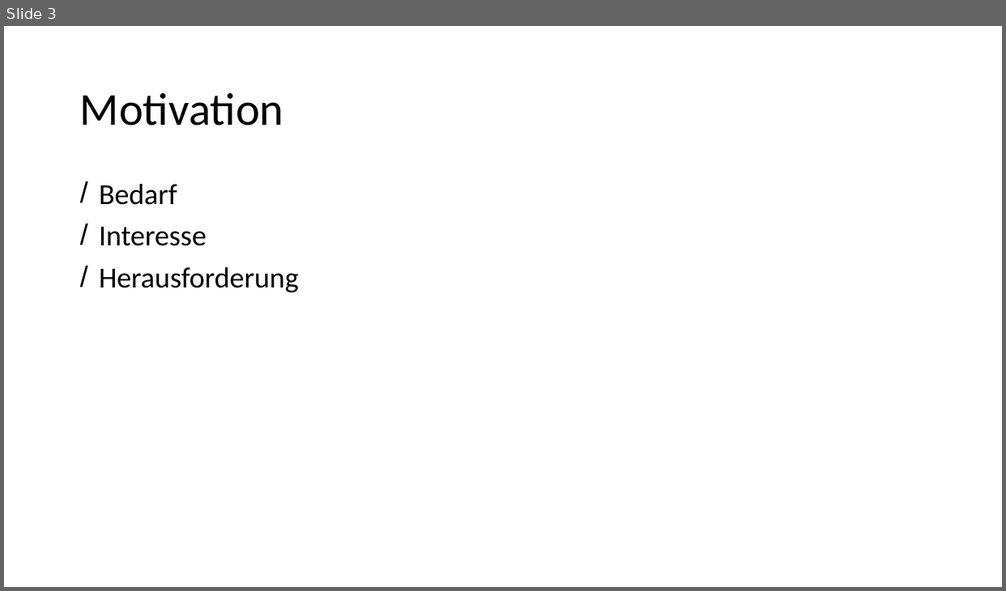
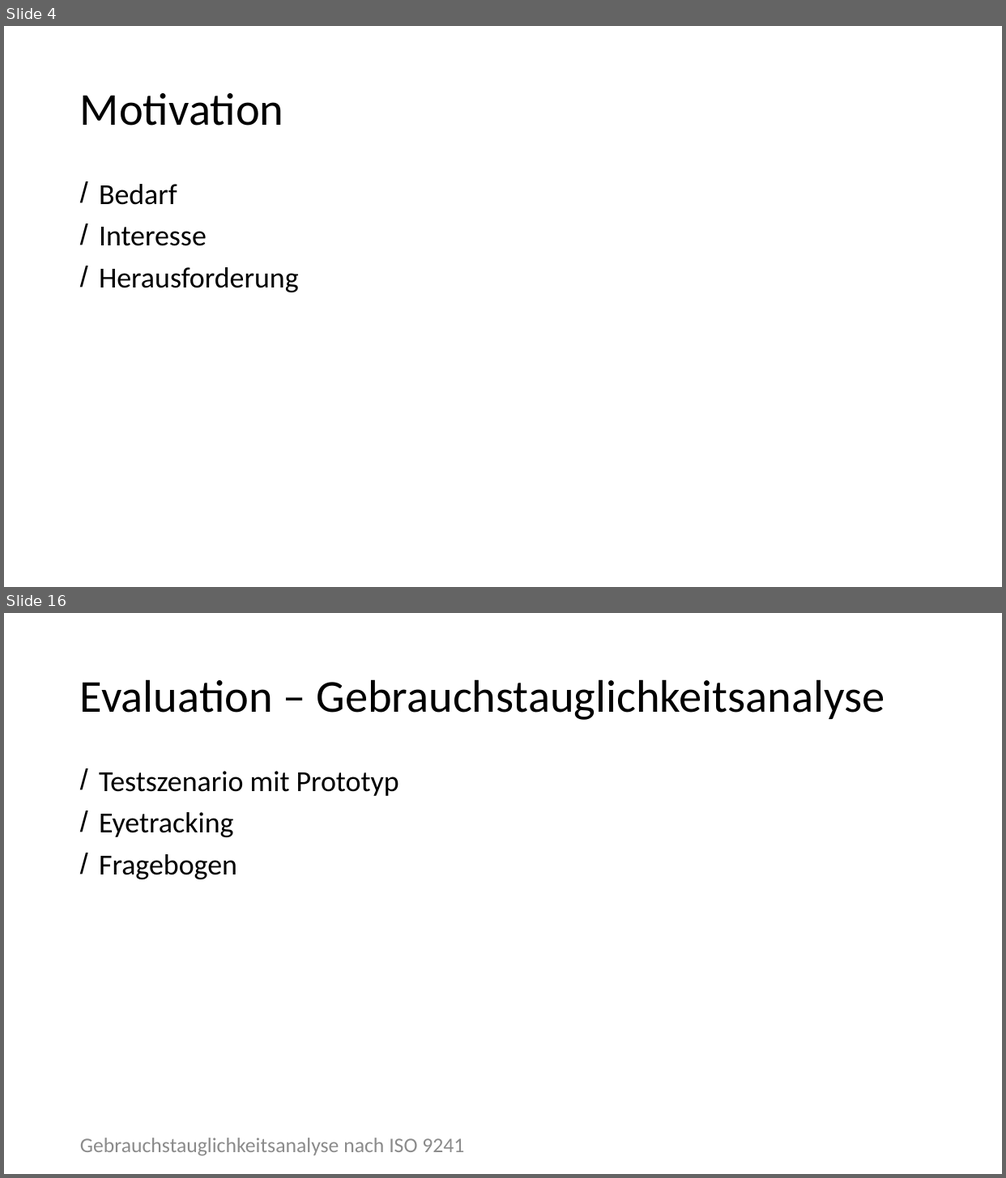
Before and after one commit to advocd/MasterThesis, a slide deck: Abgaben/Präsentation Masterarbeit/Präsentation Muench.pptx. Shown one above the other, each under a label of ours: slide 3 before the commit, slides 4 and 16 after it; the slides between them are not shown. The pictures are 1006x591 and 1006x1178 pixels, drawn with LibreOffice and Linux fonts; fonts in the diff are those of the drawing. Boxes give left, top, right and bottom in pixels: in the first picture for what was removed or moved away, otherwise in the second. Text is boxed around its words. In the diff, an @@ line names an element or a change of style, - is before the commit and + after.

```diff
--- a/Abgaben/Präsentation Masterarbeit/Präsentation Muench.pptx
+++ b/Abgaben/Präsentation Masterarbeit/Präsentation Muench.pptx
@@ slide 16 added at (4,613,1002,1174), background #FFFFFF @@
@@ title added at (80,679,884,720), 44 pt, text #000000 @@
+Evaluation – Gebrauchstauglichkeitsanalyse
@@ text added at (99,771,399,879), 28 pt, text #000000 @@
+/ Testszenario mit Prototyp
+/ Eyetracking
+/ Fragebogen
@@ text added at (80,1138,464,1157), 20 pt, text #8C8C8C @@
+Gebrauchstauglichkeitsanalyse nach ISO 9241
@@ what was slide 3 is now slide 4 @@
```
Also in this commit, not shown: 5 slides changed, 11 other slides added, 3 slides removed, 1 other file.
